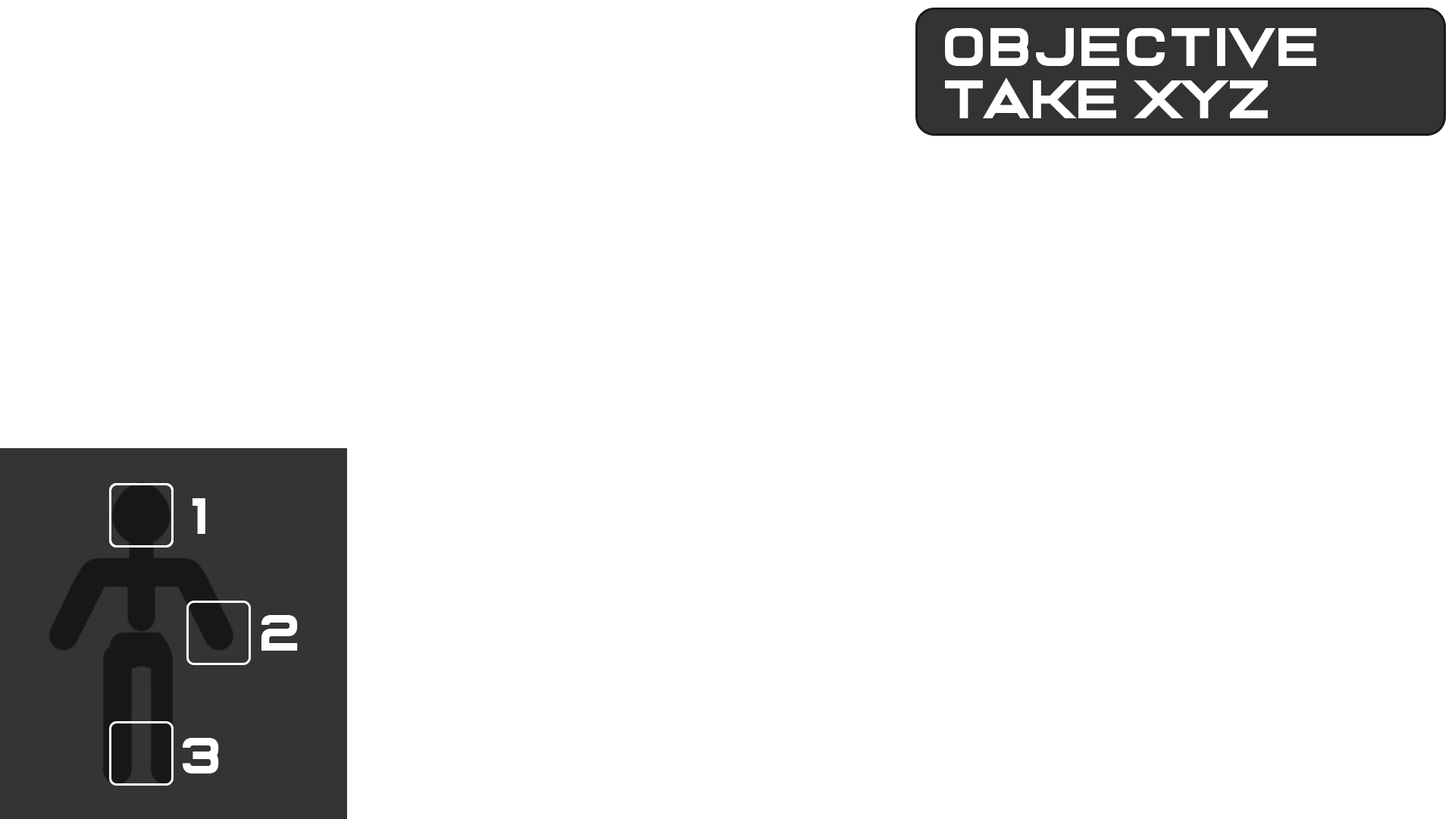
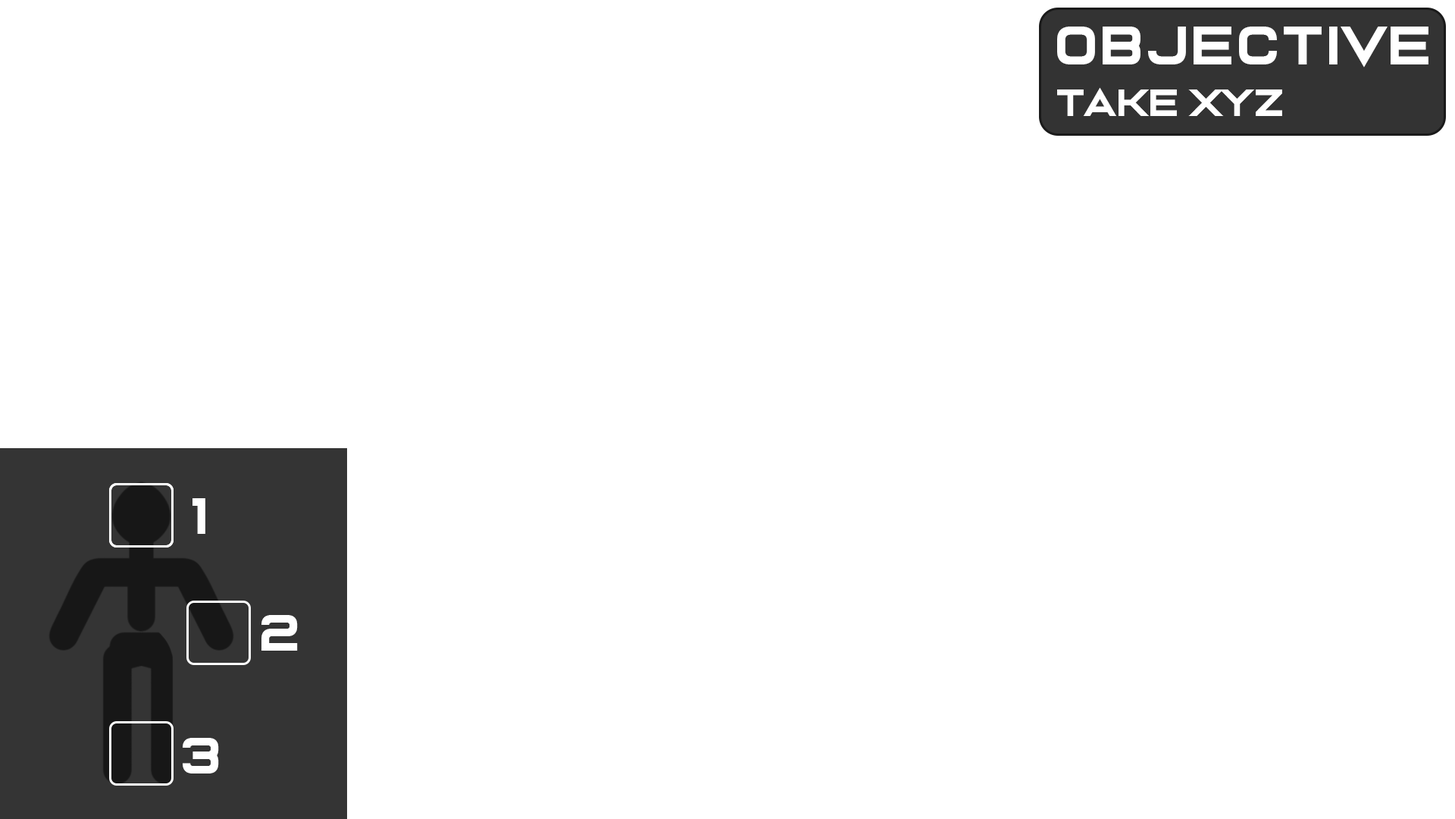
Comparing the layer stacks of the two 1455 x 819 images. Changes:
added layer "take xyz" in group "obj HUD" over [1057, 87, 1283, 116]
renamed "Objective take xyz" to "Objective", painted on it over [945, 26, 1429, 119]
painted on "Rounded Rectangle 2" over [915, 7, 1059, 136]
